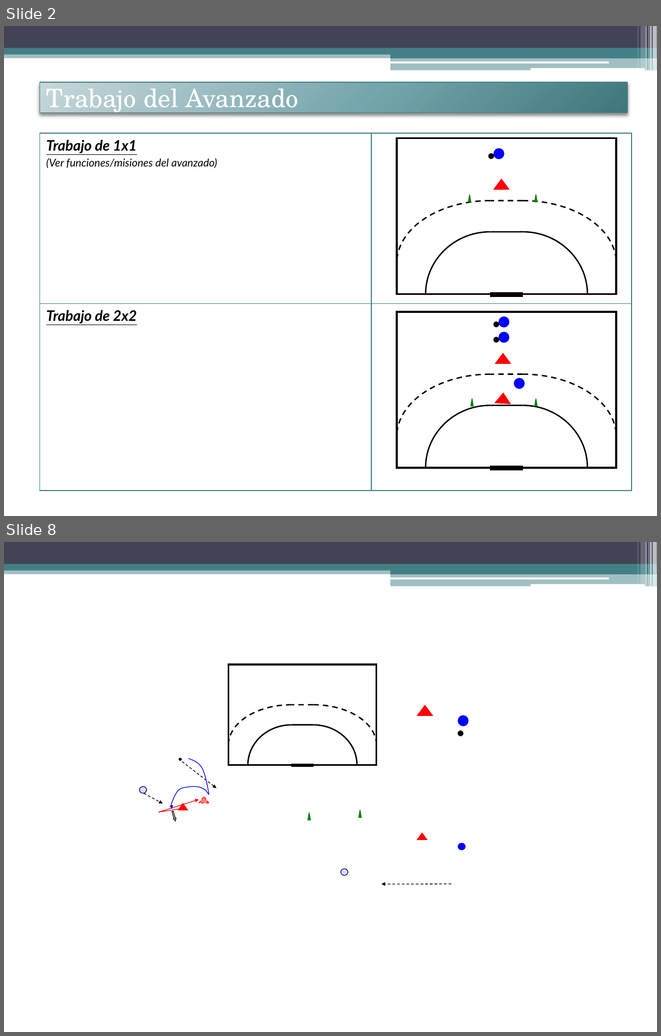
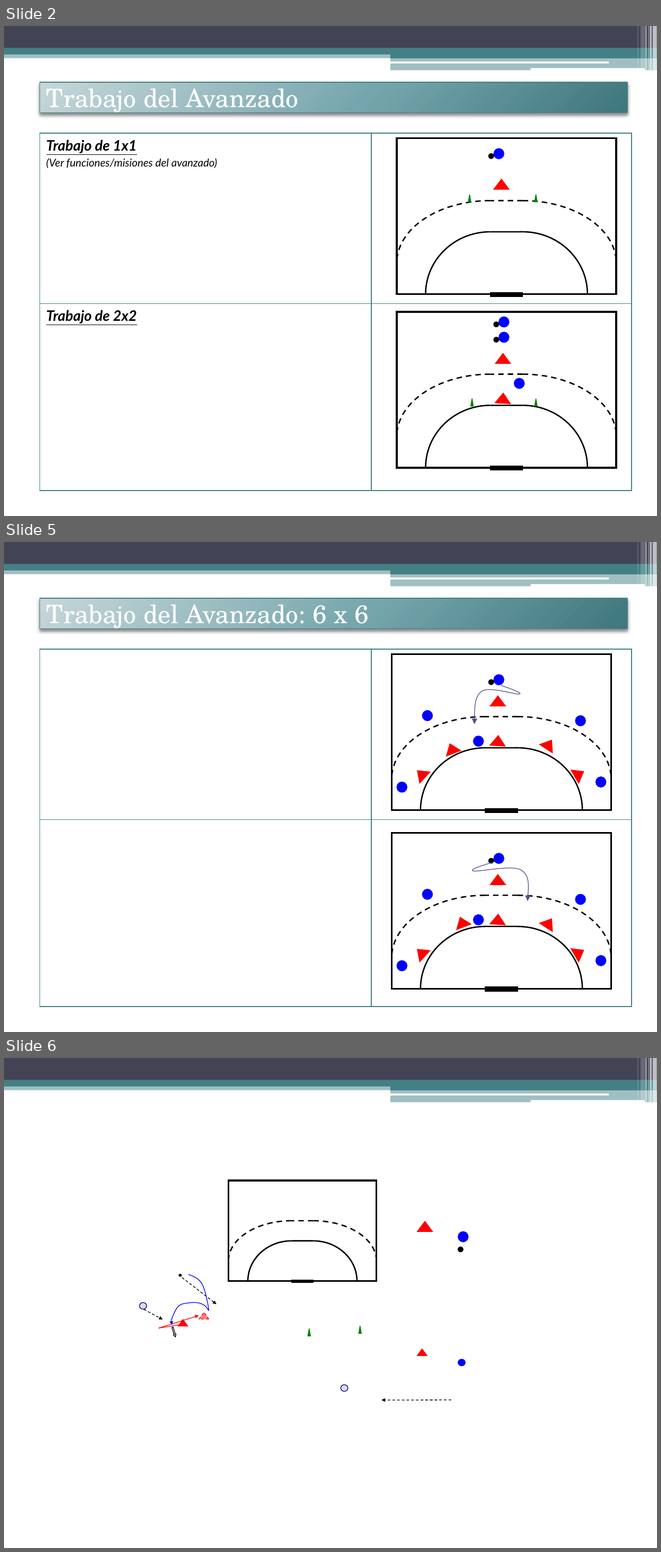
Before and after one commit to jahama/lbh_planificacion_temp_2011-12, a slide deck: defensa/contenidos-tactica/trabajo-avanzado.pptx. Shown one above the other, each under a label of ours: slides 2 and 8 before the commit, slides 2, 5 and 6 after it; the slides between them are not shown. The pictures are 661x1036 and 661x1552 pixels, drawn with LibreOffice and Linux fonts; fonts in the diff are those of the drawing. Boxes give left, top, right and bottom in pixels: in the first picture for what was removed or moved away, otherwise in the second. Text is boxed around its words. In the diff, an @@ line names an element or a change of style, - is before the commit and + after.

Commit message:
anadidos nuevos ejercicios al trabajo defensivo a partir de las acciones del central sobre el avanzado.  Trabajar las misiones/funciones del avanzado y las ayudas sobre el cuando es superado

```diff
--- a/defensa/contenidos-tactica/trabajo-avanzado.pptx
+++ b/defensa/contenidos-tactica/trabajo-avanzado.pptx
@@ slide 5 added at [4,542,657,1032], background #FFFFFF; not listed: 13 template elements that a slide beside it also shows @@
@@ title added at [40,598,628,629], fill gradient #C7D7DA to #77A7AD to #3E777D, outline #438086 0.75 pt, 28 pt, text #FFFFFF @@
+Trabajo del Avanzado: 6 x 6
@@ table added at [40,649,632,1006], 2 rows, 2 columns @@
+ | 
+ | 
@@ freeform shape added at [475,685,523,723], outline #53548A 0.75 pt @@
@@ group added at [392,654,611,812]: 7 ellipses, 6 triangles, 4 freeform shapes, 2 rectangles, 2 lines @@
@@ freeform shape added at [469,861,530,900], outline #53548A 0.75 pt @@
@@ group added at [392,832,611,990]: 7 ellipses, 6 triangles, 4 freeform shapes, 2 rectangles, 2 lines @@
@@ what was slide 8 is now slide 6 @@
```
Also in this commit, not shown: 2 slides changed, 3 slides removed.
